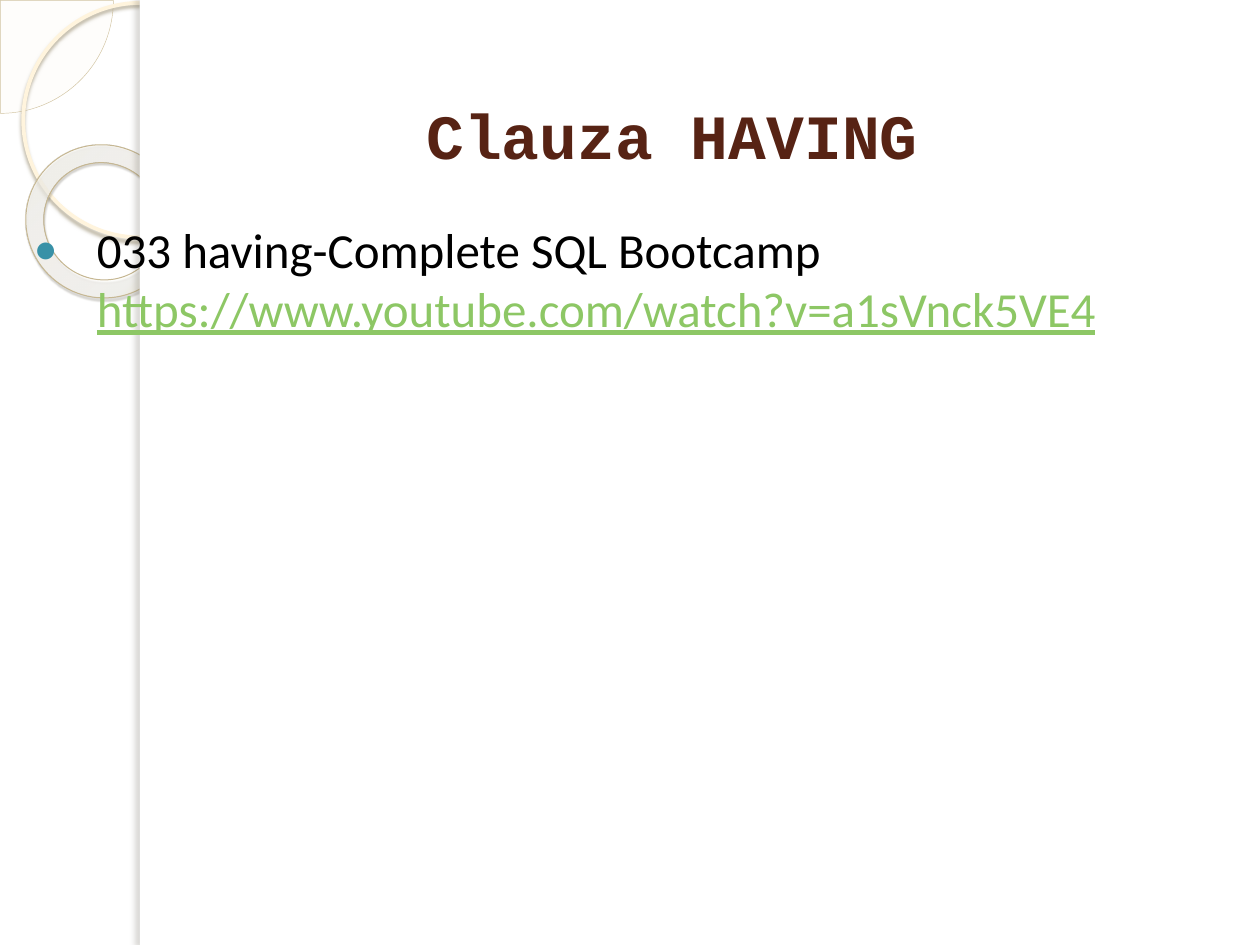
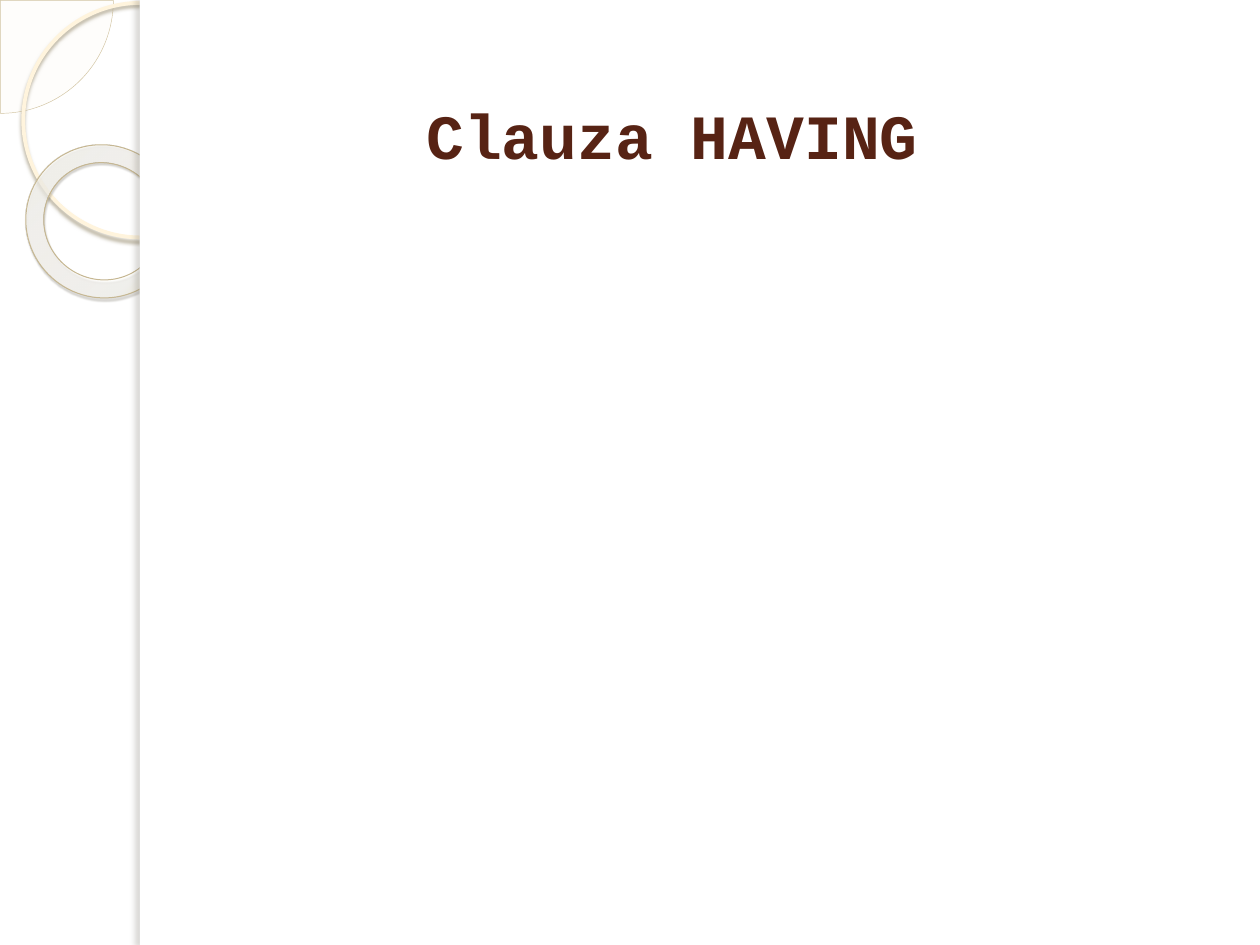
Before and after one commit to marinfotache/Baze-de-date-I, a slide deck: slide 49 of 11-13_SQL_Interogari - elemente de baza/13_SQL4_SELECT_Functii_agregat_grupuri.pptx. Drawn at 1260x945 pixels with LibreOffice and Linux fonts; fonts in the diff are those of the drawing; background and template pictures are left out. Boxes give left, top, right and bottom in pixels: in the first picture for what was removed or moved away, otherwise in the second. Text is boxed around its words. In the diff, an @@ line names an element or a change of style, - is before the commit and + after.

```diff
--- a/11-13_SQL_Interogari - elemente de baza/13_SQL4_SELECT_Functii_agregat_grupuri.pptx
+++ b/11-13_SQL_Interogari - elemente de baza/13_SQL4_SELECT_Functii_agregat_grupuri.pptx
@@ text removed at bbox=[97, 231, 1096, 335] @@
-● 033 having-Complete SQL Bootcamp https://www.youtube.com/watch?v=a1sVnck5VE4
```
Also in this commit, not shown: 1 other slide changed, 3 other files.
